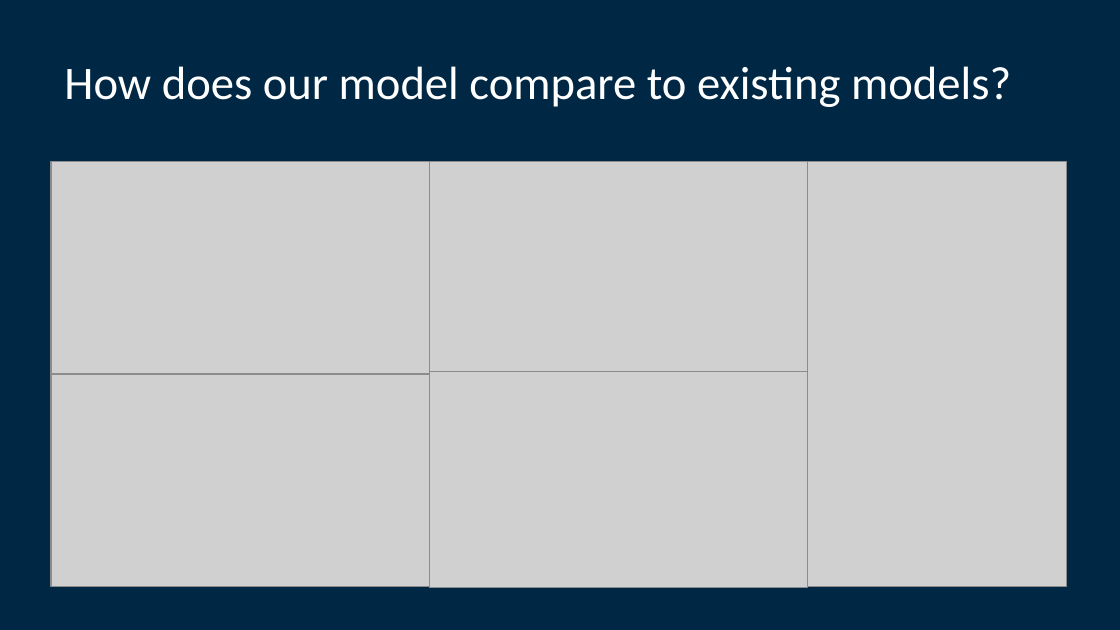
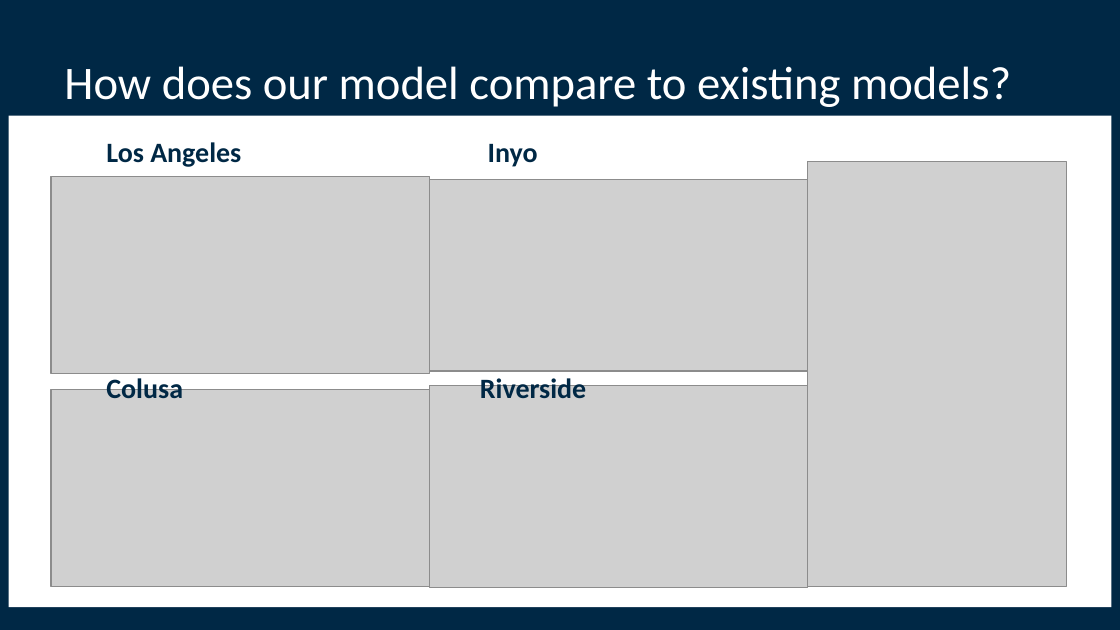
Before and after one commit to lettywu/COVID-19-vaccinations, a slide deck: slide 11 of alyssia/project5_intro.pptx (slide 7 before the commit). Drawn at 1120x630 pixels with LibreOffice and Linux fonts; fonts in the diff are those of the drawing; grey boxes stand for pictures. Boxes give left, top, right and bottom in pixels: in the first picture for what was removed or moved away, otherwise in the second. Text is boxed around its words. In the diff, an @@ line names an element or a change of style, - is before the commit and + after.

Commit message:
update on ppt

```diff
--- a/alyssia/project5_intro.pptx
+++ b/alyssia/project5_intro.pptx
@@ rectangle added at box(9, 115, 1111, 607), fill #FFFFFF @@
@@ text added at box(106, 142, 586, 398), 18 pt, text #002845, bold @@
+Los Angeles Inyo
+Colusa Riverside
@@ picture: place and size @@
-picture at box(52, 161, 430, 374)
+picture at box(52, 177, 430, 374)
@@ picture: place and size @@
-picture at box(429, 161, 808, 371)
+picture at box(429, 179, 808, 371)
@@ picture: place and size @@
-picture at box(429, 371, 808, 588)
+picture at box(429, 385, 808, 588)
@@ picture: place and size @@
-picture at box(52, 374, 430, 587)
+picture at box(52, 390, 430, 587)
```
Also in this commit, not shown: 2 other slides changed, 7 slides added, 1 slide removed, 3 other files.
